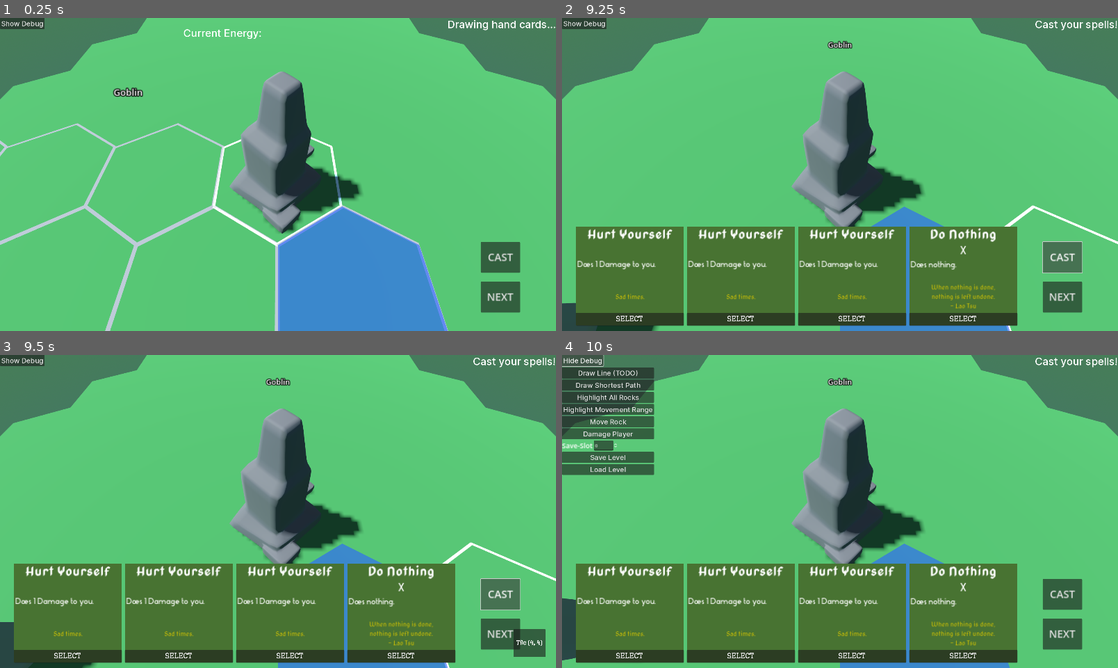
Above: before the commit, frames 1-4 (two rows, left to right).
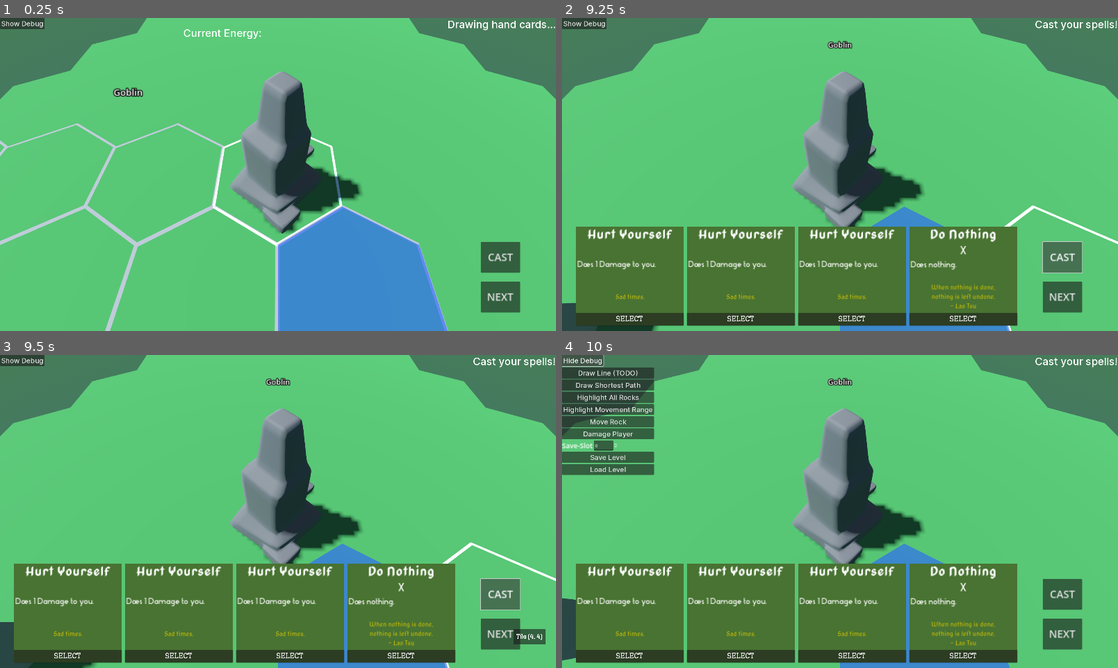
Above: after the commit, the same moments.

Repository: nheeb/spell-tactics
Game: Godot game, scene res://Logic/Main.tscn
Same seed, same stepped clock (60 frames per second), same inputs: the game is played once before the commit and once after it.
Inputs:
- Up to frame 1 (0.25 s): no input
- Up to frame 2 (9.25 s): click "NEXT" at 0.5 s; click "NEXT" at 1.25 s; click "Show Debug" at 2 s; click "Draw Line (TODO)" at 2.75 s; click "Draw Shortest Path" at 3.5 s; click "Highlight All Rocks" at 4.25 s; click "Highlight Movement Range" at 5 s; click "Move Rock" at 5.75 s; click "Damage Player" at 6.5 s; click "Hide Debug" at 7.25 s; click "SELECT" at 8 s; click "CAST" at 8.75 s
- Up to frame 3 (9.5 s): no input
- Up to frame 4 (10 s): click "Show Debug" at 9.5 s

Frames 1-2 are identical in both runs. In frame 3, 0.3% of the frame differs, in the area x 92-99%, y 89-97%; in frame 4, nothing differs.

Commit message:
fix popup hover

Diff:
--- a/Logic/PlayerActions/PlayerMovement.gd
+++ b/Logic/PlayerActions/PlayerMovement.gd
@@ -10,6 +10,9 @@
 	if combat.current_phase != Combat.RoundPhase.Movement:
 		return false
 
+	if destination.is_obstacle():
+		return false
+
 	var distance = combat.level.tile_distance(combat.player.current_tile, destination)
 	return distance <= combat.player.traits.movement_range
 
--- a/Logic/Tiles/Tile.gd
+++ b/Logic/Tiles/Tile.gd
@@ -6,9 +6,10 @@
 var entities: Array[Entity] = []
 var hovering := false:
 	set(h):
+		if not h and hovering:
+			Events.tile_unhovered_long.emit(self)
 		hovering = h
-		if not hovering:
-			Events.tile_unhovered_long.emit(self)
+
 var r: int
 var q: int
 
@@ -59,7 +60,7 @@
 ## an obstacle.
 func is_obstacle() -> bool:
 	for ent in entities:
-		if ent.resource.is_obstacle:
+		if ent.type.is_obstacle:
 			return true
 	return false
 
--- a/UI/PopUp.gd
+++ b/UI/PopUp.gd
@@ -23,16 +23,25 @@
 	for j in range(i, len(ent_entries)):
 		ent_entries[j].hide()
 
+	show()
+	self.size = Vector2(0.0, 0.0)
+	$MarginContainer/VBoxContainer.size = Vector2(0, 0)
+	$MarginContainer.size = Vector2(0, 0)
 	await get_tree().process_frame
 	# my best efforts to invalidate the container(s)
-	self.update_minimum_size()
-	$MarginContainer/VBoxContainer.update_minimum_size()
-	$MarginContainer/VBoxContainer.sort_children.emit()
-	$MarginContainer.update_minimum_size()
-	self.set_deferred("rect_min_size", Vector2(0, 0))
-	resized.emit()
-	$MarginContainer.resized.emit()
-	$MarginContainer/VBoxContainer.resized.emit()
+	self.size = Vector2(0.0, 0.0)
+	$MarginContainer/VBoxContainer.size = Vector2(0, 0)
+	$MarginContainer.size = Vector2(0, 0)
+
+
+	#$MarginContainer/VBoxContainer.sort_children.emit()
+	#self.update_minimum_size()
+	#$MarginContainer.update_minimum_size()
+	#self.set_deferred("rect_min_size", Vector2(0, 0))
+	#resized.emit()
+	#$MarginContainer.resized.emit()
+	#$MarginContainer/VBoxContainer.resized.emit()
+
 
 func hide_popup():
 	hide()
--- a/UI/PopUpHandler.gd
+++ b/UI/PopUpHandler.gd
@@ -2,34 +2,45 @@
 
 @export var viewport: Viewport
 
-func _ready() -> void:
-	Events.tile_hovered_long.connect(show_tile_popup)
-	Events.tile_unhovered_long.connect(hide_tile_popup)
+@onready var popup
 
+const POPUP = preload("res://UI/PopUp.tscn")
 var current_tile: Tile
 var screen_pos: Vector2 # target from unprojecting the camera
 var prev_screen_pos: Vector2
 
-#const POPUP = preload("res://UI/PopUp.tscn")
+
+func _ready() -> void:
+	Events.tile_hovered_long.connect(show_tile_popup)
+	Events.tile_unhovered_long.connect(hide_tile_popup)
+	popup = POPUP.instantiate()
+
+
 func show_tile_popup(tile: Tile):
 	#var popup = POPUP.instantiate()
-	var popup = $PopUp
-	popup.name = "PopUp"
-	#add_child(popup)
 	current_tile = tile
+	# can use Camera3D.is_position_behind() to check, but should not be relevant here for now
 	screen_pos = viewport.get_camera_3d().unproject_position(tile.global_position)
-	# can use Camera3D.is_position_behind() to check, but should not be relevant here for now
-	#$PopUp.pivot_offset = $PopUp.size / 2.0
+
+	if not popup.is_inside_tree():
+		add_child(popup)
+	else:
+		printerr("weirdness")
 	popup.position = screen_pos
-	popup.show()
 	popup.show_tile(tile)
 	#queue_redraw()
 
 
 func hide_tile_popup(tile: Tile):
+
+	if popup.is_inside_tree():
+		remove_child(popup)
+	else:
+		printerr("weird not inside tree")
 	current_tile = null
-	$PopUp.hide_popup()
-	#$PopUp.hide()
+
+	popup.hide_popup()
+	#popup.queue_free()
 
 #func _physics_process(delta: float) -> void:
 	#if current_tile != null:
@@ -43,7 +54,7 @@
 		prev_screen_pos = screen_pos
 		screen_pos = viewport.get_camera_3d().unproject_position(current_tile.global_position)
 		if prev_screen_pos.distance_to(screen_pos) > threshold:
-			$PopUp.position = screen_pos
+			popup.position = screen_pos
 	#if current_tile != null:  # lerp towards camera to beat this stutter
 		#var f = Engine.get_physics_interpolation_fraction()
 		#var target_position: Vector2 = prev_screen_pos.lerp(screen_pos, f)
